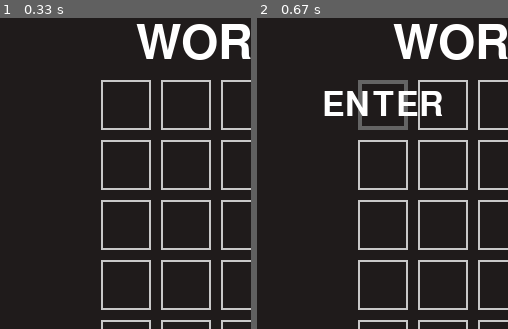
Above: before the commit, frames 1-2 (left to right).
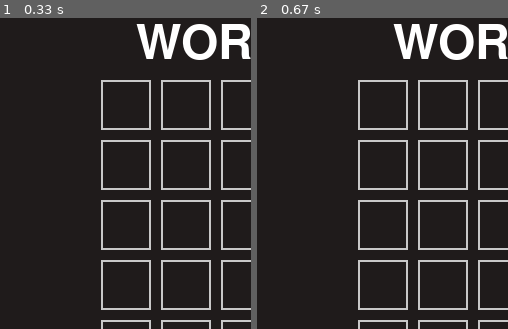
Above: after the commit, the same moments.

Repository: AAAc11/wordle_clone_pygame
Game: pygame game, started from display.py
Two runs of this game, one before a commit and one after it. Both use one fixed random seed, a clock stepped at 60 frames per second and the inputs below.
Inputs:
- Up to frame 1 (0.33 s): no input
- Up to frame 2 (0.67 s): click "ENTER" at 0.38 s
The pictures show only the part of the screen within x 1-51%, y 0-50%; the shares and areas given below are measured in that part.

Frame 1 is identical in both runs. In frame 2, 2.8% of the frame differs, in the area x 26-74%, y 19-37%.

Commit message:
Dodanie funkcji losującej słowo oraz dodanie sprawdzania czy litery są dobrze ustawione

Diff:
--- a/display.py
+++ b/display.py
@@ -3,6 +3,7 @@
 
 from keyboard import keyboard_display, buttons
 from rows import LetterArea
+from word_of_the_day import word_draw
 
 
 SCREEN_WIDTH = 550
@@ -11,6 +12,7 @@
 WHITE = (255, 255, 255)
 
 grid = []
+user_word = []
 current_row = 0
 current_col = 0
 start_x = 130
@@ -24,6 +26,9 @@
 window = pygame.display.set_mode((SCREEN_WIDTH, SCREEN_HEIGHT))
 window.fill(WINDOW_COLOR)
 pygame.display.set_caption("WORDLE")
+
+word_to_guess = word_draw()
+print(word_to_guess)
 
 keyboard_display(window)
 
@@ -48,6 +53,7 @@
         for tile in row:
             tile.letter_display(window)
 
+
     pygame.display.flip()
     pygame.display.update()
 
@@ -59,21 +65,34 @@
             mouse_position = event.pos
 
             for button in buttons.values():
-                if button.rect.collidepoint(mouse_position):
+                if button.rect.collidepoint(mouse_position) and button.letter:
                     clicked_letter = button.letter
+                    if clicked_letter != "ENTER":
+                        user_word += clicked_letter
                     if clicked_letter == "ENTER" and current_col == 5:
+                        for i in range(5):
+                            if grid[current_row][i].get_letter() == word_to_guess[i]:
+                                grid[current_row][i].set_color((79, 235, 52))
+                            elif grid[current_row][i].get_letter() in word_to_guess:
+                                grid[current_row][i].set_color((235, 214, 52))
+
+                        if "".join(user_word) == word_to_guess:
+                           running = False
+
+                        user_word = []
                         current_row += 1
                         current_col = 0
-                        print("klkik eneter")
+
                     elif clicked_letter == "RETURN":
                         if current_col > 0:
                             current_col -= 1
                             grid[current_row][current_col].set_letter("")
-                        print("klik return")
+                            user_word.pop()
 
                     else:
-                        if current_col < 5:
+                        if current_col < 5 and clicked_letter != "ENTER":
                             grid[current_row][current_col].set_letter(clicked_letter)
                             current_col += 1
+print(f"guessed password : {word_to_guess}")
 
 pygame.quit()
--- a/filtered_words.py
+++ b/filtered_words.py
@@ -10,8 +10,7 @@
     polish_characters = ["ą", "ć", "ę", "ł", "ń", "ó", "ś", "ź", "ż"]
 
     for word in r:
-        word = word.strip()
+        word = word.strip().upper()
         if len(word) == 5:
             if word.isalpha() and word.isascii():
-                w.write(word)
-                w.write("\n")
+                w.write(word + "\n")
--- a/rows.py
+++ b/rows.py
@@ -48,3 +48,6 @@
 
     def set_color(self, color):
         self.color = color
+
+    def get_letter(self):
+        return self.letter
--- a/slowa_piecioliterowe.txt
+++ b/slowa_piecioliterowe.txt
@@ -1,127 +1,124 @@
-jeden
-przez
-kilka
-stopa
-nawet
-tutaj
-takie
-obraz
-punkt
-matka
-praca
-gdzie
-tylko
-dobry
-nasze
-Nazwa
-przez
-tylko
-pomoc
-niski
-linia
-kolej
-wiele
-przed
-prawo
-stary
-kiedy
-wiele
-rzecz
-ponad
-teraz
-nigdy
-niech
-morze
-kilka
-nauka
-pewny
-kolor
-twarz
-razem
-grupa
-rzeka
-stopy
-drugi
-lista
-drzwi
-Klasa
-wiatr
-sztuk
-ulica
-pobyt
-wyspa
-stopa
-suche
-panna
-pewny
-krzyk
-uwaga
-urody
-ocean
-minut
-silny
-jasne
-mniej
-kilka
-wojna
-przed
-osoba
-zimno
-jajko
-jazda
-Temat
-serce
-sklep
-catch
-niebo
-dziki
-krowa
-praca
-jasny
-kwiat
-biuro
-krzyk
-koszt
-skala
-mleko
-cichy
-wiele
-dolny
-klucz
-osiem
-wynik
-prawo
-kopia
-Zwrot
-cichy
-gleby
-rolki
-palec
-walka
-widok
-gruby
-upraw
-okres
-Radio
-efekt
-szyna
-ostry
-sznur
-dzwon
-rurka
-dolar
-widok
-brzeg
-akord
-akcja
-chleb
-rynek
-droga
-ciecz
-sezon
-wynik
-karta
-dalej
-firma
-Sklep
-szary
+JEDEN
+PRZEZ
+KILKA
+STOPA
+NAWET
+TUTAJ
+OBRAZ
+PUNKT
+MATKA
+PRACA
+GDZIE
+DOBRY
+NASZE
+NAZWA
+PRZEZ
+TYLKO
+POMOC
+NISKI
+LINIA
+KOLEJ
+WIELE
+PRZED
+PRAWO
+STARY
+KIEDY
+WIELE
+RZECZ
+PONAD
+TERAZ
+NIGDY
+MORZE
+KILKA
+NAUKA
+PEWNY
+KOLOR
+TWARZ
+RAZEM
+GRUPA
+RZEKA
+STOPY
+DRUGI
+LISTA
+PTAKA
+DRZWI
+KLASA
+WIATR
+SZTUK
+ULICA
+POBYT
+WYSPA
+STOPA
+SUCHE
+PANNA
+PEWNY
+KRZYK
+UWAGA
+URODY
+OCEAN
+MINUT
+SILNY
+JASNE
+MNIEJ
+KILKA
+WOJNA
+PRZED
+OSOBA
+ZIMNO
+JAJKO
+JAZDA
+TEMAT
+SERCE
+SKLEP
+NIEBO
+DZIKI
+KROWA
+PRACA
+JASNY
+KWIAT
+BIURO
+KRZYK
+KOSZT
+SKALA
+MLEKO
+CICHY
+WIELE
+DOLNY
+KLUCZ
+OSIEM
+WYNIK
+PRAWO
+KOPIA
+ZWROT
+CICHY
+GLEBY
+ROLKI
+PALEC
+WALKA
+WIDOK
+GRUBY
+UPRAW
+OKRES
+RADIO
+EFEKT
+SZYNA
+OSTRY
+SZNUR
+DZWON
+RURKA
+DOLAR
+WIDOK
+BRZEG
+AKORD
+AKCJA
+CHLEB
+RYNEK
+DROGI
+CIECZ
+SEZON
+WYNIK
+KARTA
+DALEJ
+FIRMA
+SKLEP
+SZARY
--- /dev/null
+++ b/word_of_the_day.py
@@ -0,0 +1,11 @@
+import random
+
+list_of_words = []
+
+def word_draw():
+    with open('slowa_piecioliterowe.txt', "r", encoding='utf-8') as f:
+        for word in f:
+            list_of_words.append(word)
+
+        word = random.choice(list_of_words)
+        return word
